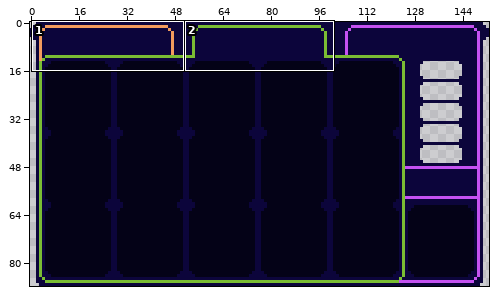
A pixel-art file gets an edit: Assets/Textures/MainViewer/MainViewerDisplay_UPDATED.aseprite. Above, an overview of the earlier version with the close-up marked.
Close-up. Before:
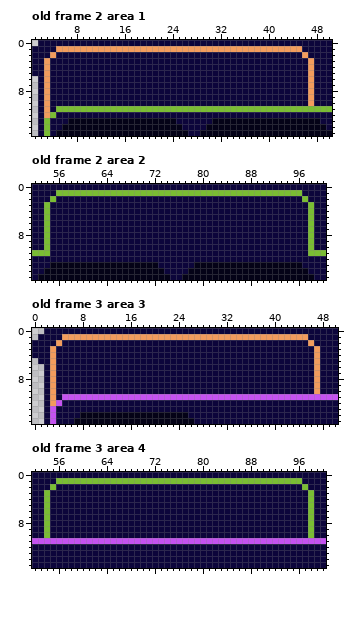
153x88 pixels, 3 frames. Shown: old frame 2 area 1: x 1..50, y 0..15; old frame 2 area 2: x 52..100, y 0..15; old frame 3 area 3: x 0..50, y 0..15; old frame 3 area 4: x 52..100, y 0..15. The commit also changed other frames or places, which this record leaves out.
After:
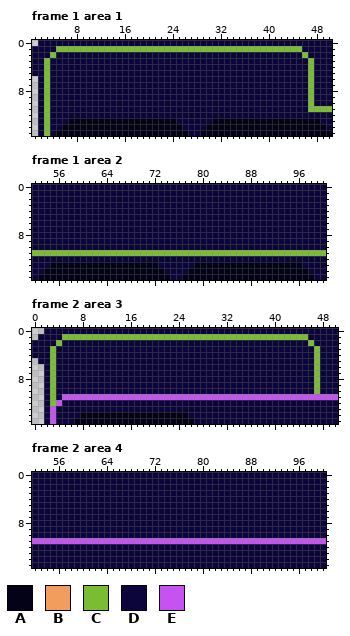
Palette (. is transparent): A #040217  B #f29c5d  C #7abd33  D #0c053b  E #c552f1
A new or re-ordered frame is compared with the old frame closest to it.
Diff:
frames re-ordered
Frame 1 area 1 against old frame 2:
The edit turns colour B into colour C in row 1 at x 5 to 45; in row 2 at x 4 and 46; in rows 3 to 10 at x 3 and 47; in rows 11 to 12 at x 3.
The edit turns colour C into colour D in row 11 at x 5 to 46; in row 12 at x 4.
Frame 1 area 2 against old frame 2:
The edit turns colour D into colour C in row 11 at x 55 to 97.
The edit turns colour C into colour D in row 1 at x 56 to 96; in row 2 at x 55 and 97; in rows 3 to 10 at x 54 and 98.
Frame 2 area 3 against old frame 3:
The edit turns colour B into colour C in row 1 at x 5 to 45; in row 2 at x 4 and 46; in rows 3 to 10 at x 3 and 47; in rows 11 to 12 at x 3.
Frame 2 area 4 against old frame 3:
The edit turns colour C into colour D in row 1 at x 56 to 96; in row 2 at x 55 and 97; in rows 3 to 10 at x 54 and 98.
Changed places in both close-ups, as pixel boxes (x1, y1, x2, y2):
changed: (44, 46, 314, 118)
changed: (44, 190, 314, 256)
changed: (50, 334, 320, 406)
changed: (44, 478, 314, 538)
